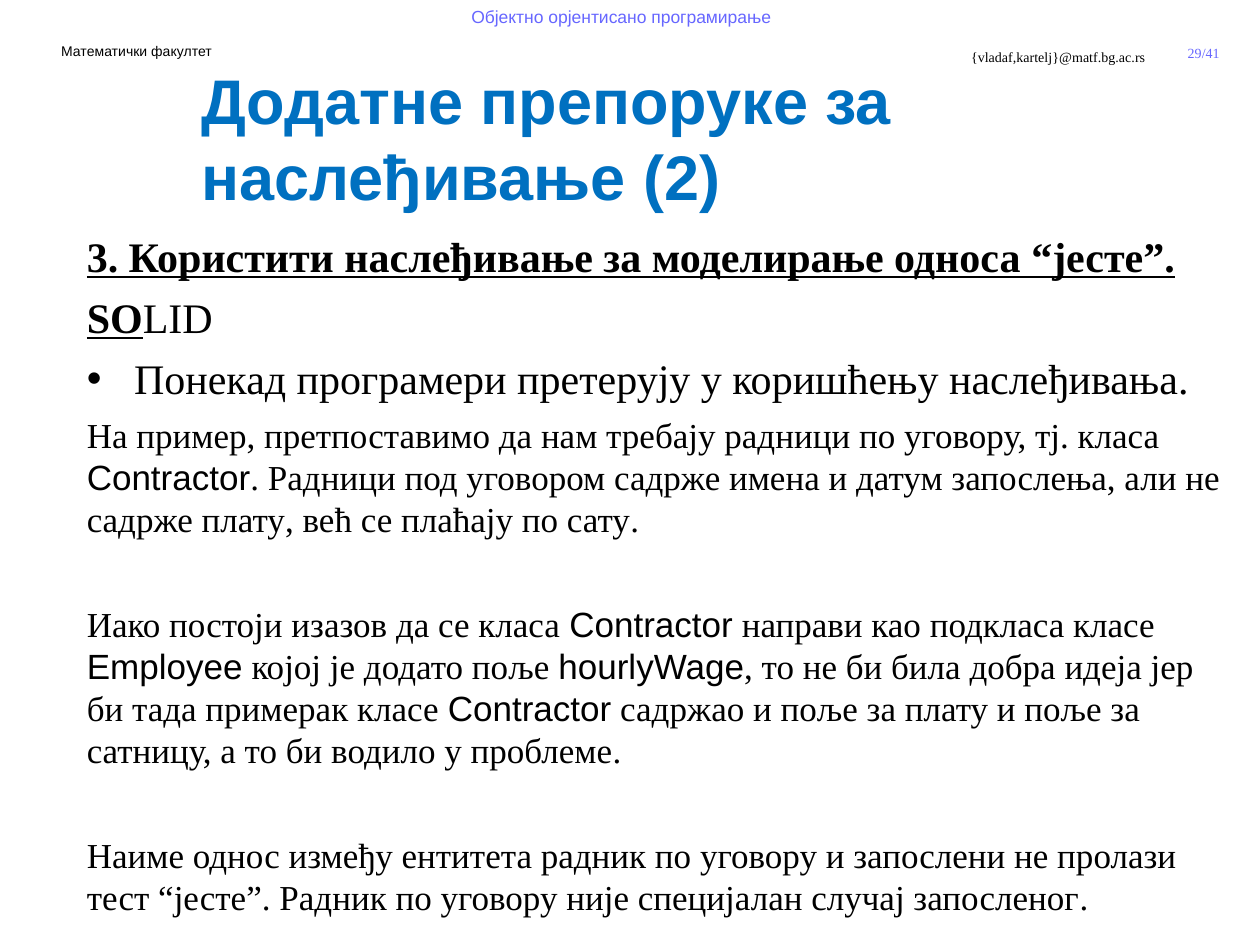
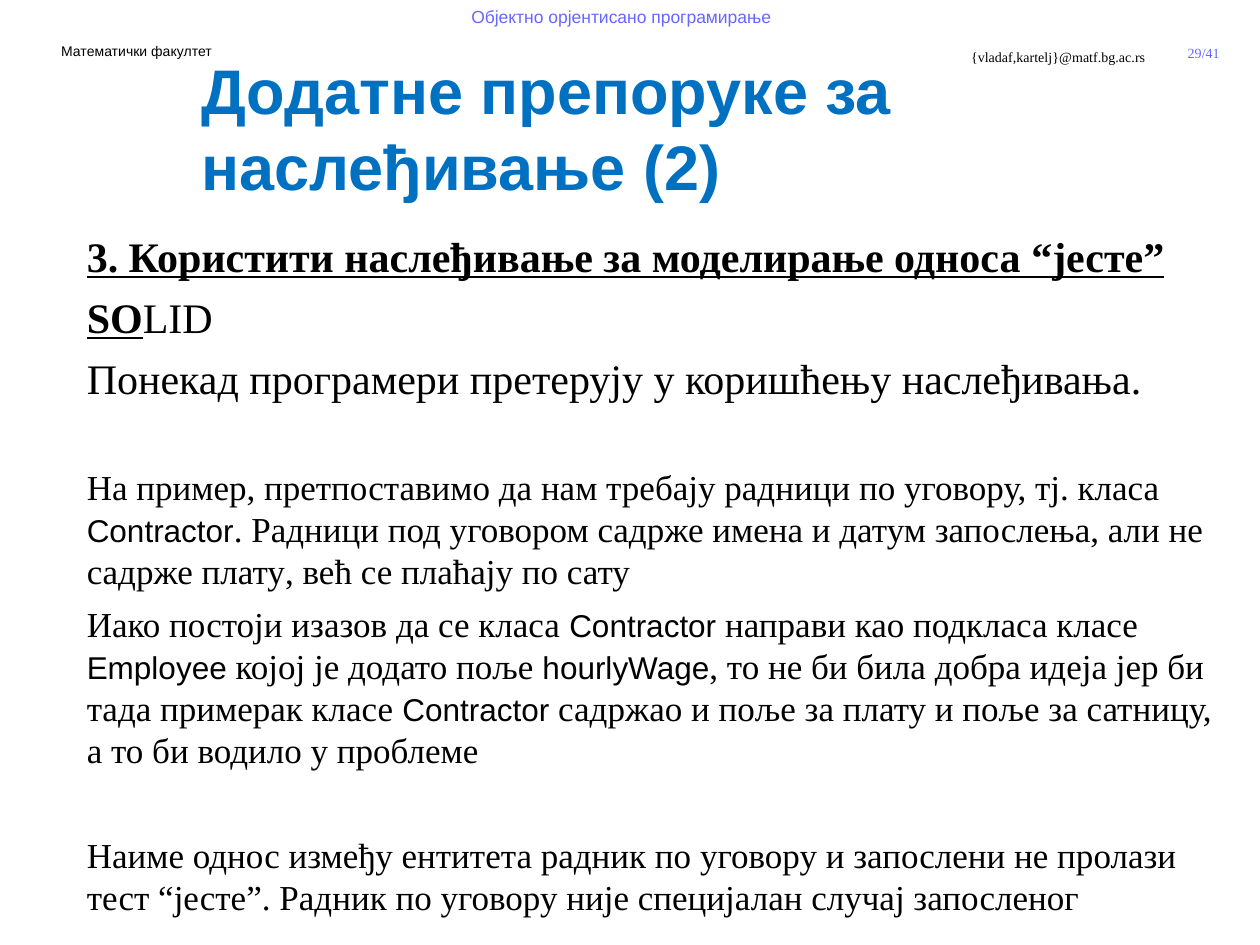
Before and after one commit to MatfOOP/OOP, a slide deck: slide 29 of predavanja/prezentacije/OOP11-Apstraktne klase i interfejsi.pptx. Drawn at 1260x945 pixels with LibreOffice and Linux fonts; fonts in the diff are those of the drawing; background and template pictures are left out. Boxes give left, top, right and bottom in pixels: in the first picture for what was removed or moved away, otherwise in the second. Text is boxed around its words. In the diff, an @@ line names an element or a change of style, - is before the commit and + after.

```diff
--- a/predavanja/prezentacije/OOP11-Apstraktne klase i interfejsi.pptx
+++ b/predavanja/prezentacije/OOP11-Apstraktne klase i interfejsi.pptx
@@ text "Додатне препоруке за наслеђивање (2)": place and size @@
-text "Додатне препоруке за наслеђивање (2)" at (201, 80, 891, 211)
+text "Додатне препоруке за наслеђивање (2)" at (201, 70, 891, 202)
@@ text at (87, 243, 1164, 281): text changed @@
-3. Користити наслеђивање за моделирање односа “јесте”.
+3. Користити наслеђивање за моделирање односа “јесте”
@@ text at (87, 365, 1142, 403): bullet • to none @@
@@ text at (87, 475, 1212, 917): text changed @@
-На пример, претпоставимо да нам требају радници по уговору, тј. класа Contractor. Радници под уговором садрже имена и датум запослења, али не садрже плату, већ се плаћају по сату.
-Иако постоји изазов да се класа Contractor направи као подкласа класе Employee којој је додато поље hourlyWage, то не би била добра идеја јер би тада примерак класе Contractor садржао и поље за плату и поље за сатницу, а то би водило у проблеме.
-Наиме однос између ентитета радник по уговору и запослени не пролази тест “јесте”. Радник по уговору није специјалан случај запосленог.
+На пример, претпоставимо да нам требају радници по уговору, тј. класа Contractor. Радници под уговором садрже имена и датум запослења, али не садрже плату, већ се плаћају по сату
+Иако постоји изазов да се класа Contractor направи као подкласа класе Employee којој је додато поље hourlyWage, то не би била добра идеја јер би тада примерак класе Contractor садржао и поље за плату и поље за сатницу, а то би водило у проблеме
+Наиме однос између ентитета радник по уговору и запослени не пролази тест “јесте”. Радник по уговору није специјалан случај запосленог
```
Also in this commit, not shown: 4 other slides changed, 9 other files.
